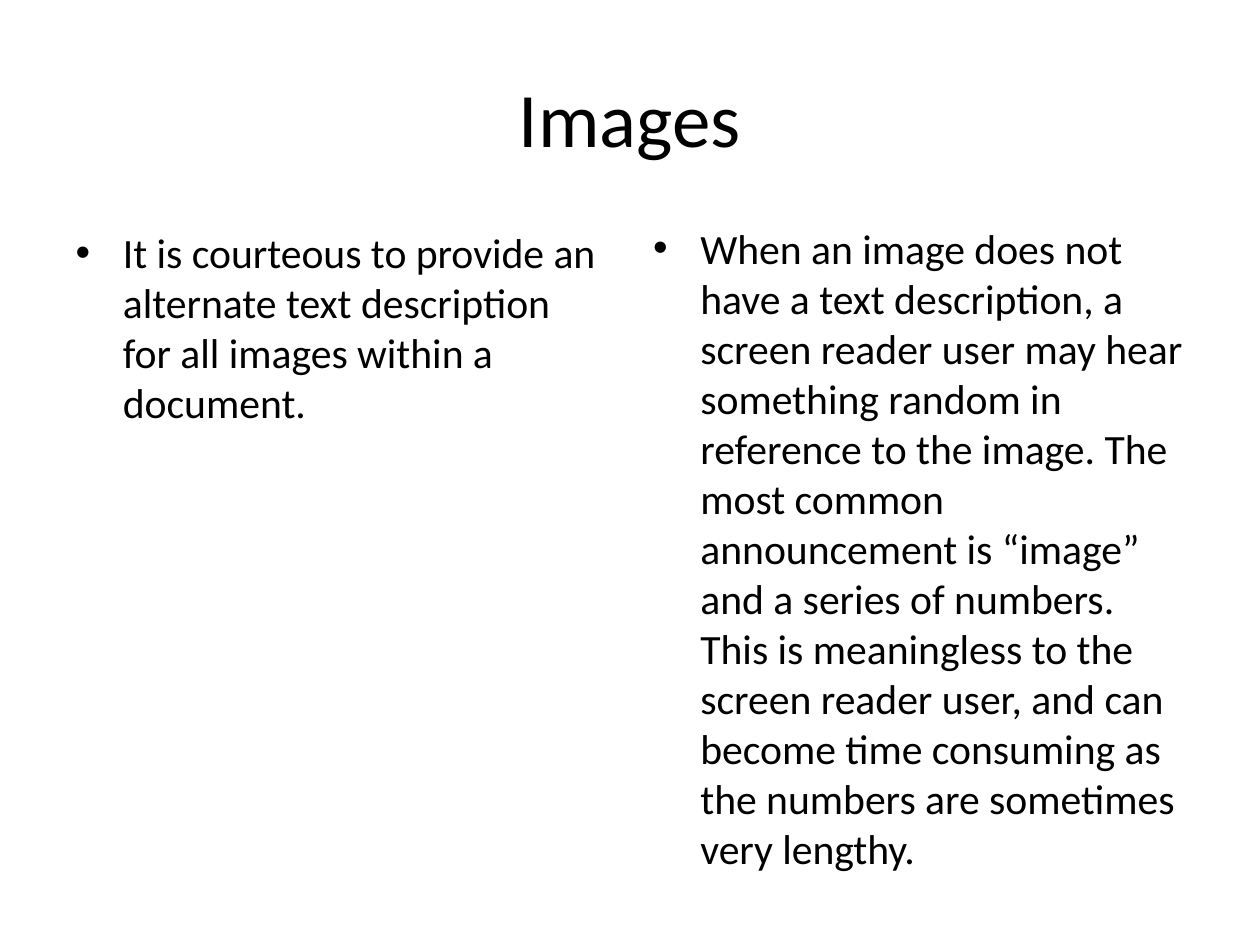
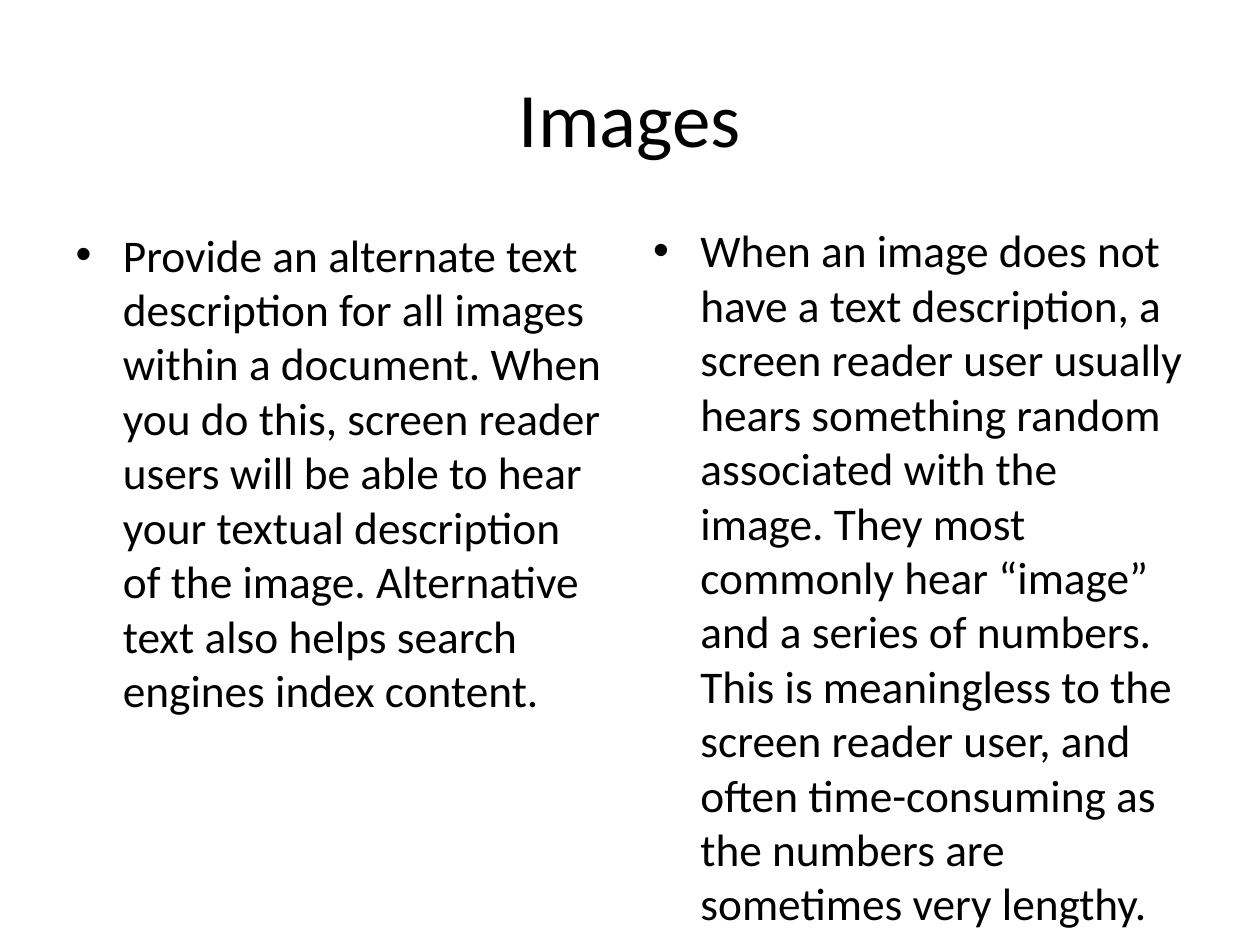
Before and after one commit to upstateenglish/upstateenglish.github.io, a slide deck: slide 4 of slide-decks/ACCESS/how-to-review-course-materials/accessiblecoursedoccuments2016.pptx. Drawn at 1260x945 pixels with LibreOffice and Linux fonts; fonts in the diff are those of the drawing. Boxes give left, top, right and bottom in pixels: in the first picture for what was removed or moved away, otherwise in the second. Text is boxed around its words. In the diff, an @@ line names an element or a change of style, - is before the commit and + after.

Commit message:
Accessibility Course Documents Review
some doc changes and edits

```diff
--- a/slide-decks/ACCESS/how-to-review-course-materials/accessiblecoursedoccuments2016.pptx
+++ b/slide-decks/ACCESS/how-to-review-course-materials/accessiblecoursedoccuments2016.pptx
@@ text at <box>700,235,1182,928</box>: text changed; size 23.8 to 25.9 pt @@
-• When an image does not have a text description, a screen reader user may hear something random in reference to the image. The most common announcement is “image” and a series of numbers. This is meaningless to the screen reader user, and can become time consuming as the numbers are sometimes very lengthy.
+• When an image does not have a text description, a screen reader user usually hears something random associated with the image. They most commonly hear “image” and a series of numbers. This is meaningless to the screen reader user, and often time-consuming as the numbers are sometimes very lengthy.
@@ text at <box>123,240,601,715</box>: text changed; size 23.8 to 25.9 pt @@
-• It is courteous to provide an alternate text description for all images within a document.
+• Provide an alternate text description for all images within a document. When you do this, screen reader users will be able to hear your textual description of the image. Alternative text also helps search engines index content.
```
Also in this commit, not shown: 4 other slides changed, 2 slides added, 4 slides removed, 7 other files.
